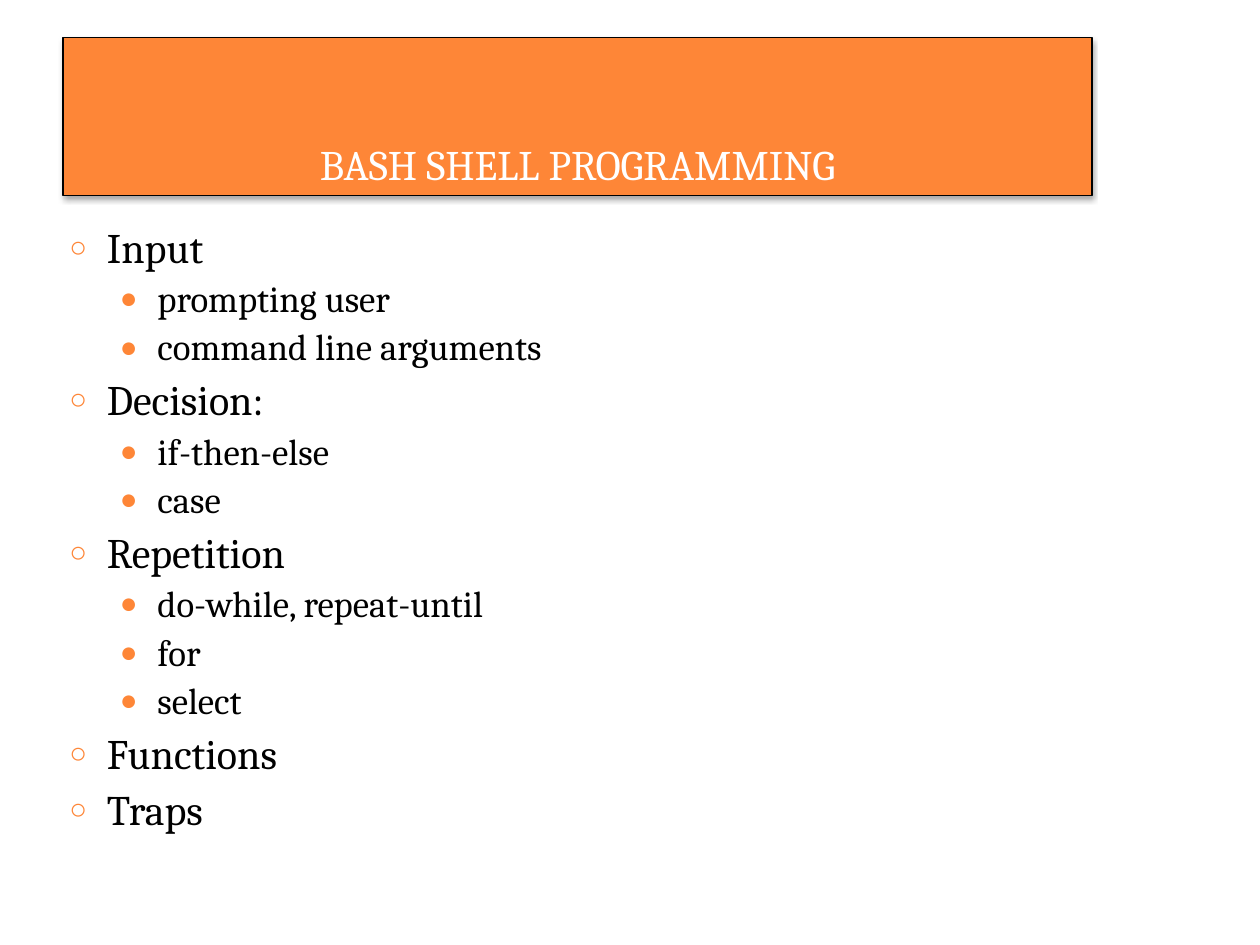
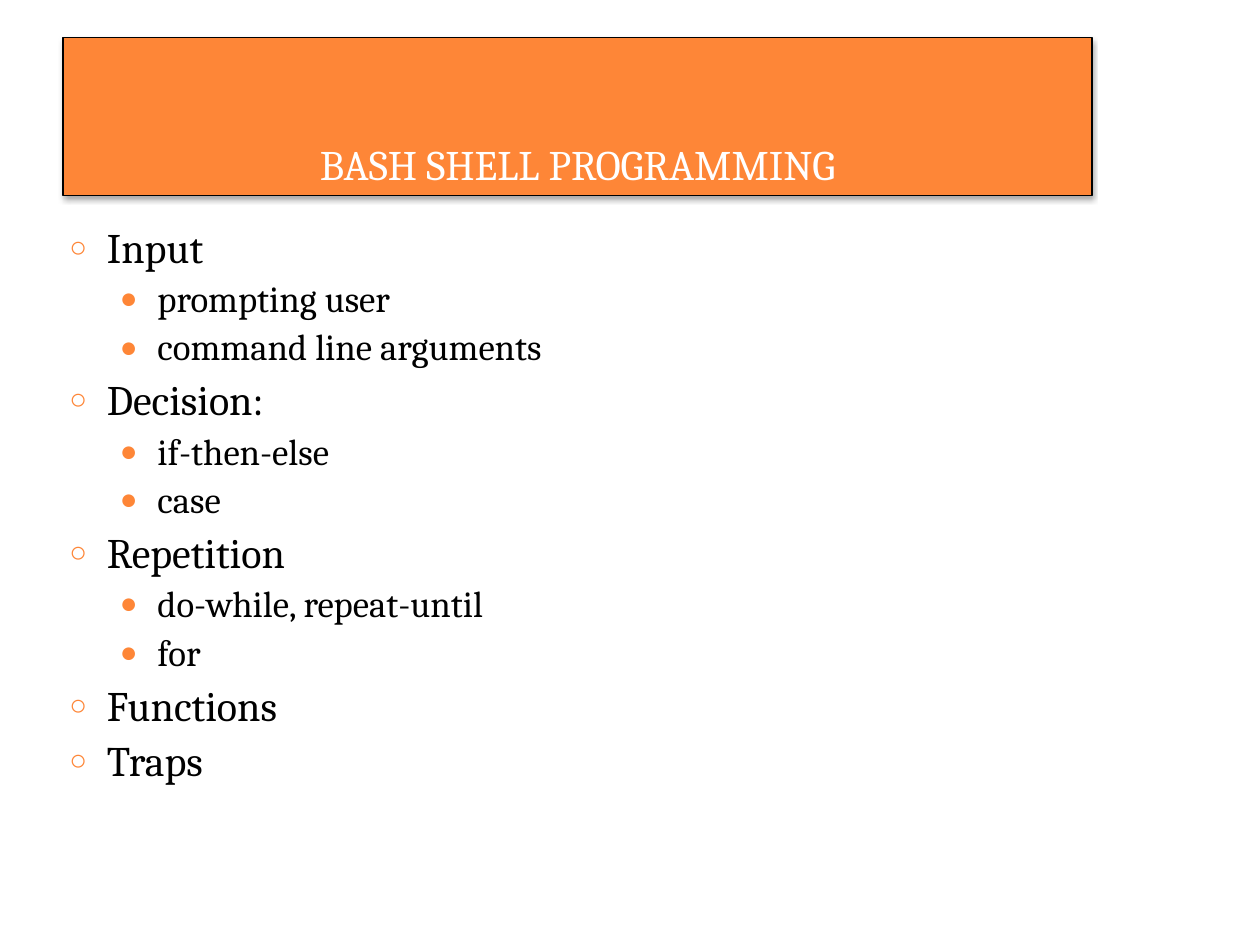
Before and after one commit to prkatta/dotraining, a slide deck: slide 3 of Session-19/Shell_Scripting.pptx. Drawn at 1260x945 pixels with LibreOffice and Linux fonts; fonts in the diff are those of the drawing. Boxes give left, top, right and bottom in pixels: in the first picture for what was removed or moved away, otherwise in the second. Text is boxed around its words. In the diff, an @@ line names an element or a change of style, - is before the commit and + after.

```diff
--- a/Session-19/Shell_Scripting.pptx
+++ b/Session-19/Shell_Scripting.pptx
@@ text at (157,688,241,715): paragraph removed @@
-  ● select
```
Also in this commit, not shown: 2 other slides changed.
